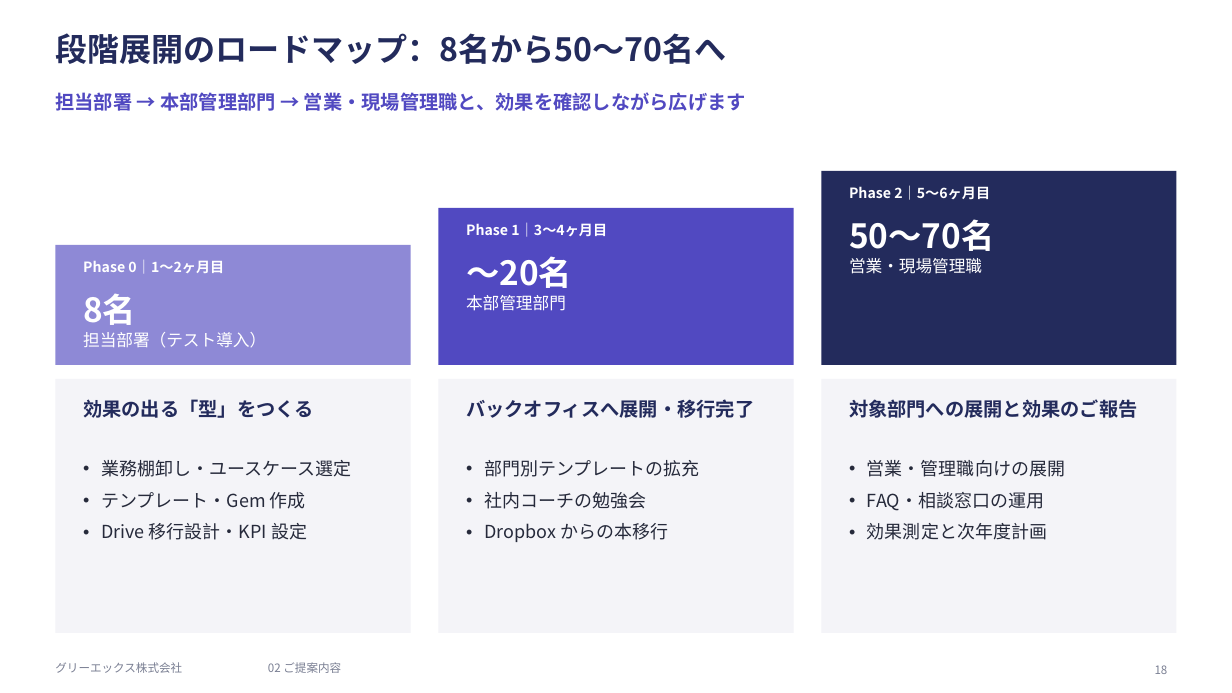
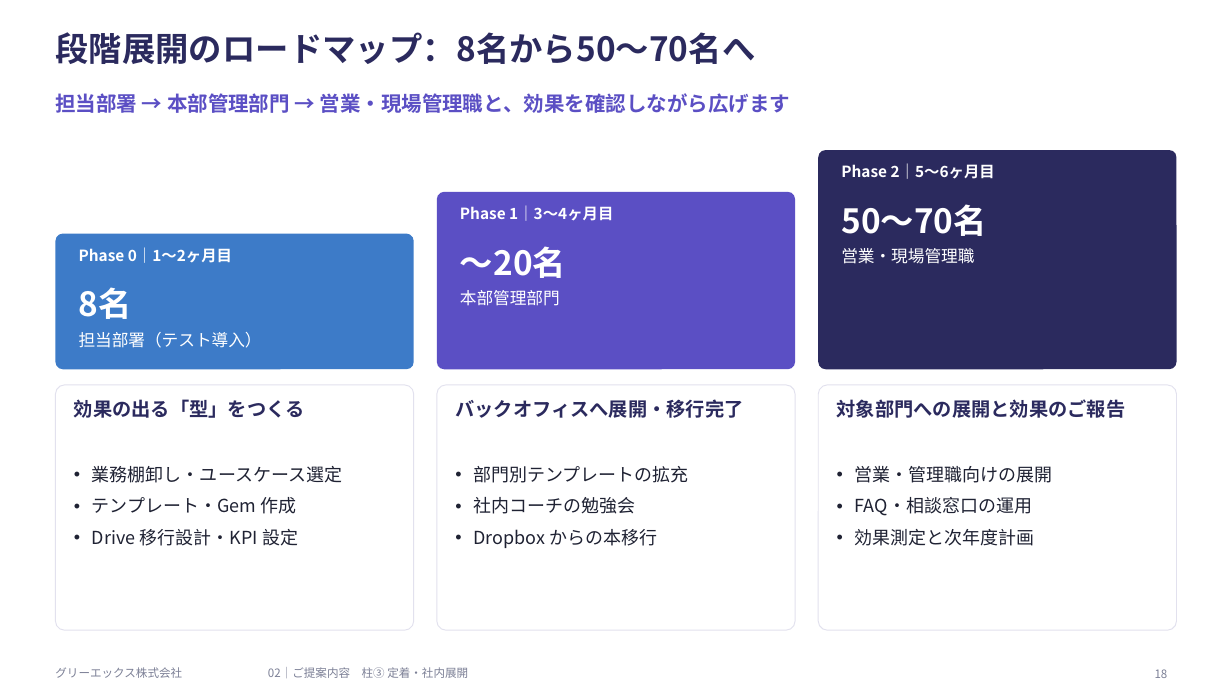
Before and after one commit to hjack0703/sakai, a slide deck: slide 18 of docs/20261027_サカイ様向けご提案_GREEX.pptx. Drawn at 1232x693 pixels with LibreOffice and Linux fonts; fonts in the diff are those of the drawing. Boxes give left, top, right and bottom in pixels: in the first picture for what was removed or moved away, otherwise in the second. Text is boxed around its words. In the diff, an @@ line names an element or a change of style, - is before the commit and + after.

```diff
--- a/docs/20261027_サカイ様向けご提案_GREEX.pptx
+++ b/docs/20261027_サカイ様向けご提案_GREEX.pptx
@@ title "段階展開のロードマップ：8名から50〜70名へ" at [55, 32, 755, 64]: size 25 to 26 pt, text colour #232B5C to #2B2A5E @@
@@ text "担当部署 → 本部管理部門 → 営業・現場管理職と、効果を確認しながら広げます" at [55, 93, 790, 113]: size 15 to 16 pt, text colour #5149C1 to #5B4FC4 @@
@@ rounded rectangle: place and size @@
-rounded rectangle at [822, 171, 1177, 365]
+rounded rectangle at [819, 150, 1177, 369]
@@ rounded rectangle at [819, 150, 1177, 369]: rectangle to rounded rectangle; fill #232B5C to #2B2A5E @@
@@ size 11 to 12 pt in 3 elements at [79, 247, 232, 263], [460, 206, 613, 221], [841, 163, 995, 179] @@
@@ text "Phase 2｜5〜6ヶ月目": place and size @@
-text "Phase 2｜5〜6ヶ月目" at [849, 185, 990, 200]
+text "Phase 2｜5〜6ヶ月目" at [841, 163, 995, 179]
@@ rounded rectangle: place and size @@
-rounded rectangle at [438, 208, 793, 365]
+rounded rectangle at [437, 192, 796, 370]
@@ rounded rectangle at [437, 192, 796, 370]: rectangle to rounded rectangle; fill #5149C1 to #5B4FC4 @@
@@ text "Phase 1｜3〜4ヶ月目": place and size @@
-text "Phase 1｜3〜4ヶ月目" at [466, 223, 607, 237]
+text "Phase 1｜3〜4ヶ月目" at [460, 206, 613, 221]
@@ text "50〜70名": place and size @@
-text "50〜70名" at [849, 219, 995, 251]
+text "50〜70名" at [841, 204, 987, 236]
@@ rounded rectangle: place and size @@
-rounded rectangle at [55, 245, 410, 365]
+rounded rectangle at [55, 234, 414, 370]
@@ rounded rectangle at [55, 234, 414, 370]: rectangle to rounded rectangle; fill #8E89D6 to #3D7BC8 @@
@@ text "〜20名": place and size @@
-text "〜20名" at [466, 256, 572, 288]
+text "〜20名" at [460, 246, 566, 278]
@@ text "Phase 0｜1〜2ヶ月目": place and size @@
-text "Phase 0｜1〜2ヶ月目" at [83, 260, 224, 274]
+text "Phase 0｜1〜2ヶ月目" at [79, 247, 232, 263]
@@ text "営業・現場管理職": place and size @@
-text "営業・現場管理職" at [849, 258, 982, 274]
+text "営業・現場管理職" at [841, 248, 974, 264]
@@ text "8名": place and size @@
-text "8名" at [83, 293, 136, 325]
+text "8名" at [79, 287, 132, 319]
@@ text "本部管理部門": place and size @@
-text "本部管理部門" at [466, 295, 566, 311]
+text "本部管理部門" at [460, 290, 560, 306]
@@ text "担当部署（テスト導入）": place and size @@
-text "担当部署（テスト導入）" at [83, 332, 266, 348]
+text "担当部署（テスト導入）" at [79, 332, 262, 348]
@@ rectangle to rounded rectangle; fill #F4F4F8 to #FFFFFF; outline none to #E2E1EE 0.75 pt in 3 elements at [437, 385, 796, 631], [819, 385, 1177, 631], [55, 385, 414, 631] @@
@@ rounded rectangle: place and size @@
-rounded rectangle at [55, 379, 410, 633]
+rounded rectangle at [55, 385, 414, 631]
@@ rounded rectangle: place and size @@
-rounded rectangle at [438, 379, 793, 633]
+rounded rectangle at [437, 385, 796, 631]
@@ rounded rectangle: place and size @@
-rounded rectangle at [822, 379, 1177, 633]
+rounded rectangle at [819, 385, 1177, 631]
@@ text colour #232B5C to #2B2A5E in 3 elements at [455, 399, 743, 418], [837, 399, 1126, 418], [74, 399, 305, 418] @@
@@ text "効果の出る「型」をつくる": place and size @@
-text "効果の出る「型」をつくる" at [83, 399, 314, 418]
+text "効果の出る「型」をつくる" at [74, 399, 305, 418]
@@ text "バックオフィスへ展開・移行完了": place and size @@
-text "バックオフィスへ展開・移行完了" at [466, 399, 754, 418]
+text "バックオフィスへ展開・移行完了" at [455, 399, 743, 418]
@@ text "対象部門への展開と効果のご報告": place and size @@
-text "対象部門への展開と効果のご報告" at [849, 399, 1138, 418]
+text "対象部門への展開と効果のご報告" at [837, 399, 1126, 418]
@@ text colour #262A3B to #1F2233 in 3 elements at [855, 466, 1053, 546], [473, 466, 689, 548], [92, 466, 342, 546] @@
@@ text "業務棚卸し・ユースケース選定": place and size @@
-text "業務棚卸し・ユースケース選定" at [101, 460, 351, 540]
+text "業務棚卸し・ユースケース選定" at [92, 466, 342, 546]
@@ text "部門別テンプレートの拡充": place and size @@
-text "部門別テンプレートの拡充" at [484, 460, 700, 542]
+text "部門別テンプレートの拡充" at [473, 466, 689, 548]
@@ text "営業・管理職向けの展開": place and size @@
-text "営業・管理職向けの展開" at [867, 460, 1065, 540]
+text "営業・管理職向けの展開" at [855, 466, 1053, 546]
@@ text "グリーエックス株式会社" at [55, 667, 182, 678]: text colour #7A7F93 to #7C8096 @@
@@ text at [268, 667, 468, 678]: text changed; text colour #7A7F93 to #7C8096 @@
-02 ご提案内容
+02｜ご提案内容 柱③ 定着・社内展開
@@ page number at [1155, 669, 1168, 678]: text colour #7A7F93 to #7C8096 @@
```
Also in this commit, not shown: 25 other slides changed, 6 other files.
